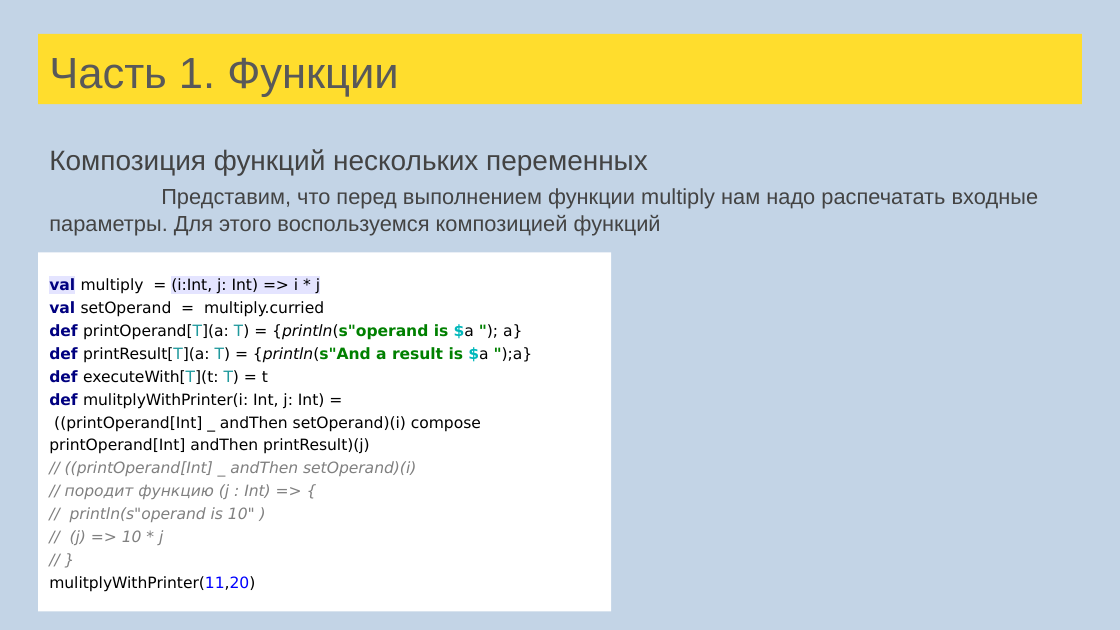
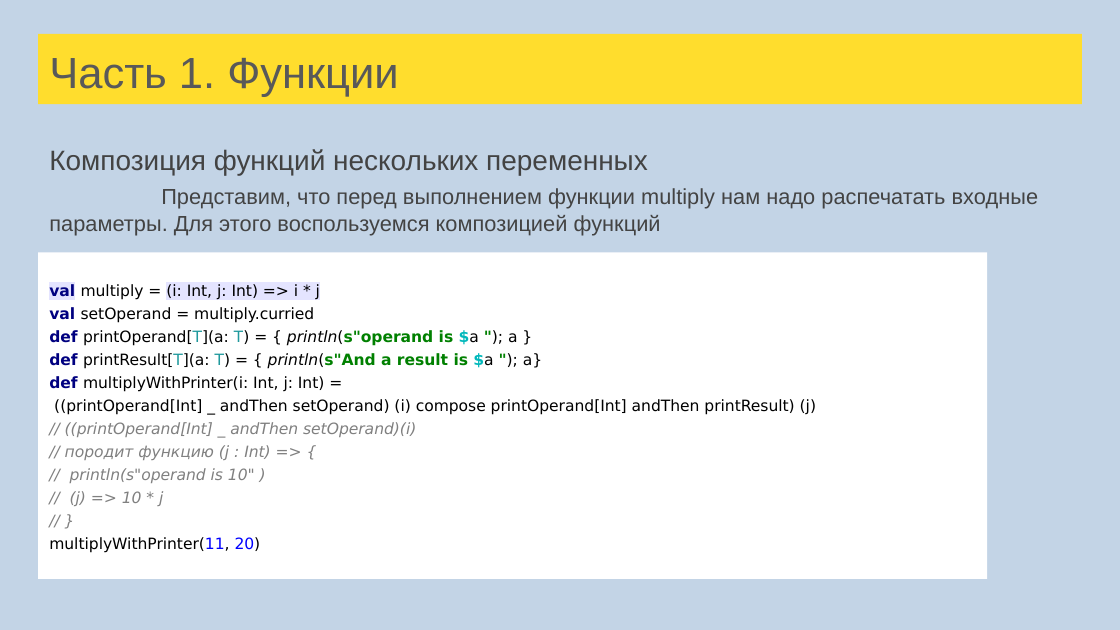
Before and after one commit to sergeypopov83/scala-school, a slide deck: slide 28 of src/main/resources/Лекции Scala для FinTech.pptx. Drawn at 1120x630 pixels with LibreOffice and Linux fonts; fonts in the diff are those of the drawing. Boxes give left, top, right and bottom in pixels: in the first picture for what was removed or moved away, otherwise in the second. Text is boxed around its words. In the diff, an @@ line names an element or a change of style, - is before the commit and + after.

Commit message:
Fix in SQLAPI and Computation fix typos in lectures

```diff
--- a/src/main/resources/Лекции Scala для FinTech.pptx
+++ b/src/main/resources/Лекции Scala для FinTech.pptx
@@ rectangle "val multiply = (i: Int, ...": place and size @@
-rectangle "val multiply = (i: Int, ..." at [38, 252, 612, 612]
+rectangle "val multiply = (i: Int, ..." at [38, 252, 987, 579]
@@ text in rectangle at [49, 284, 320, 300]: spaces changed @@
-val multiply = (i:Int, j: Int) => i * j
+val multiply = (i: Int, j: Int) => i * j
@@ text in rectangle at [49, 330, 816, 415]: text changed @@
-def printOperand[T](a: T) = {println(s"operand is $a "); a}
-def printResult[T](a: T) = {println(s"And a result is $a ");a}
-def executeWith[T](t: T) = t
-def mulitplyWithPrinter(i: Int, j: Int) =
-((printOperand[Int] _ andThen setOperand)(i) compose printOperand[Int] andThen printResult)(j)
+def printOperand[T](a: T) = { println(s"operand is $a "); a }
+def printResult[T](a: T) = { println(s"And a result is $a "); a}
+def multiplyWithPrinter(i: Int, j: Int) =
+((printOperand[Int] _ andThen setOperand) (i) compose printOperand[Int] andThen printResult) (j)
@@ text in rectangle at [49, 537, 261, 553]: text changed @@
-mulitplyWithPrinter(11,20)
+multiplyWithPrinter(11, 20)
```
Also in this commit, not shown: 7 other slides changed, 3 other files.
